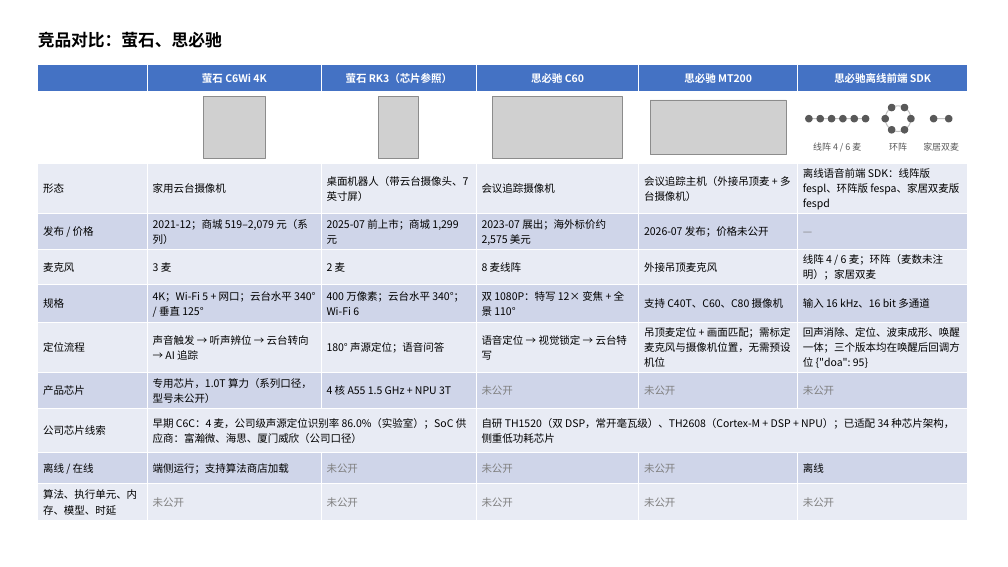
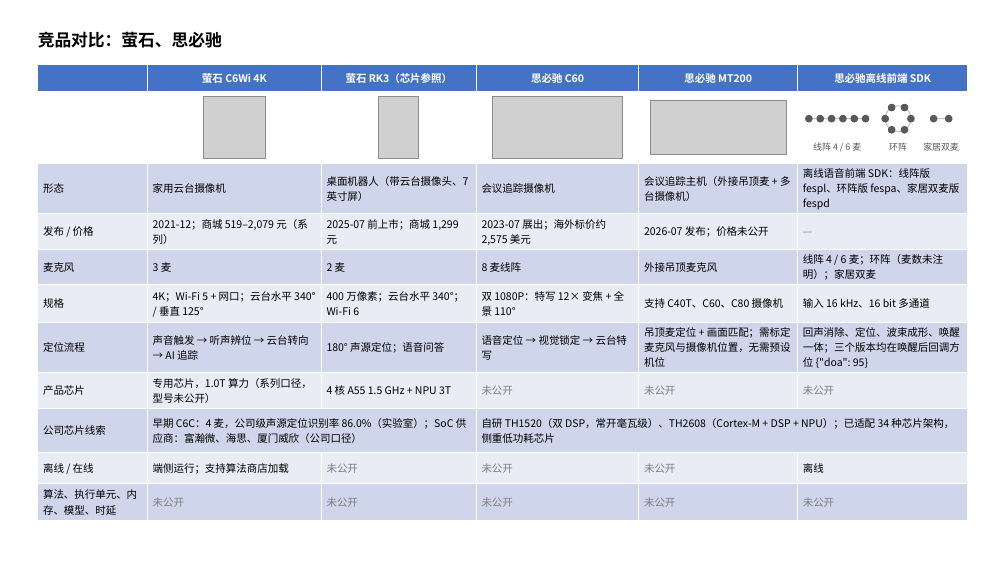
Before and after one commit to ZeroFoxxi/ssl-scene1, a slide deck: slide 1 of 竞品补充页_精简版.pptx. Drawn at 1008x567 pixels with LibreOffice and Linux fonts; fonts in the diff are those of the drawing; grey boxes stand for pictures. Boxes give left, top, right and bottom in pixels: in the first picture for what was removed or moved away, otherwise in the second. Text is boxed around its words. In the diff, an @@ line names an element or a change of style, - is before the commit and + after.

```diff
--- a/竞品补充页_精简版.pptx
+++ b/竞品补充页_精简版.pptx
@@ table at (38,64,968,519) @@
@@ fill #E9EBF5 to #CFD5EA in 27 cells @@
@@ fill #CFD5EA to #E9EBF5 in 24 cells @@
@@ borders changed @@
```
Also in this commit, not shown: 2 other slides changed, 3 other files.
